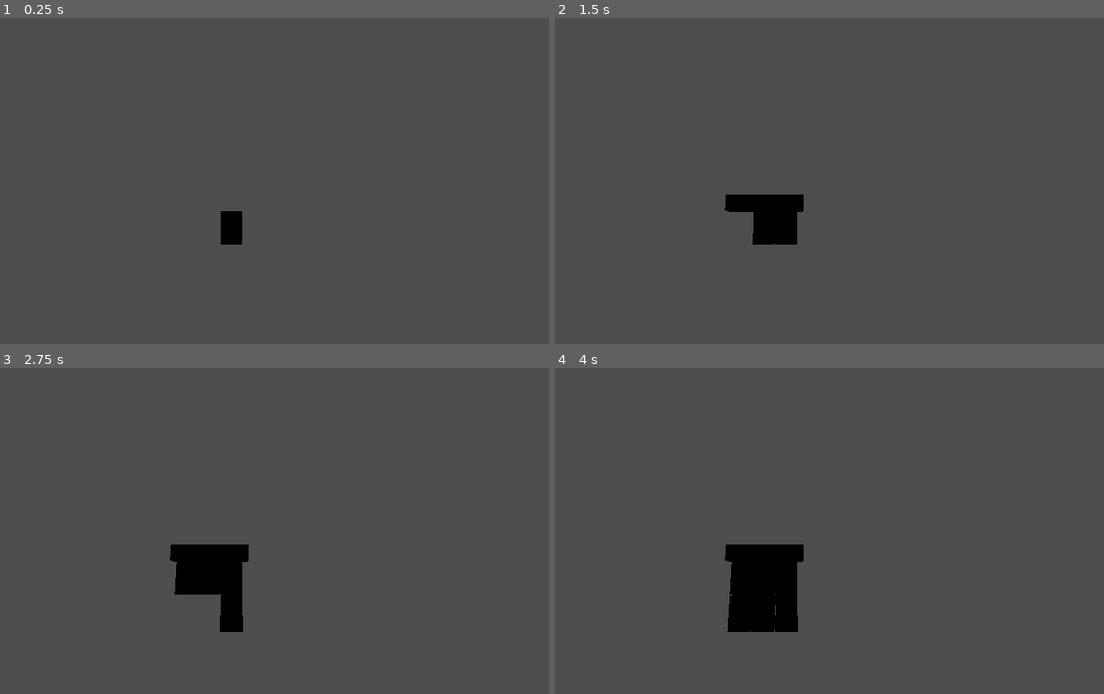
Above: before the commit, frames 1-4 (two rows, left to right).
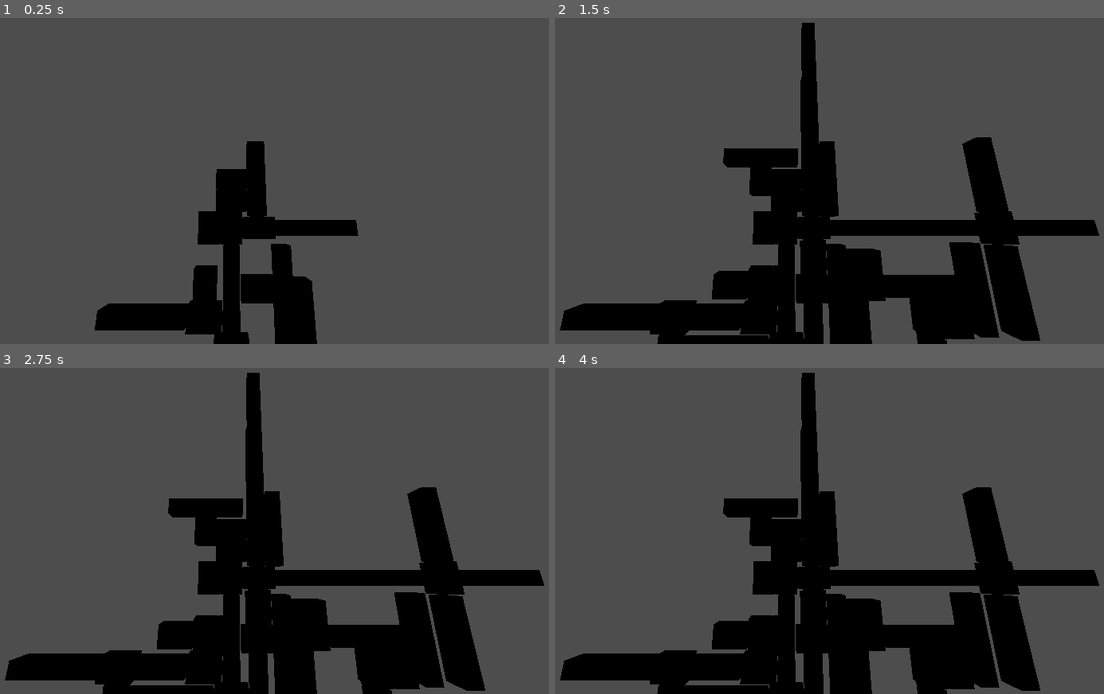
Above: after the commit, the same moments.

Repository: brueningmax/procedualGenFix
Game: Godot game, scene res://scenes/procedual_map.tscn
Two runs of this game, one before a commit and one after it. Both use one fixed random seed, a clock stepped at 60 frames per second and the inputs below.
Inputs:
- Up to frame 1 (0.25 s): no input
- Up to frame 2 (1.5 s): no input
- Up to frame 3 (2.75 s): tap Enter at 2 s
- Up to frame 4 (4 s): tap Space at 3.5 s

The runs differ from the first frame. In frame 1, 9.0% of the frame differs, in the area x 17-66%, y 37-100%; in frame 2, 25%; in frame 3, 25%; in frame 4, 25%, in the area x 0-100%, y 1-100%.

Commit message:
changed the collision detection to use shapeCast3d

Diff:
--- a/scenes/autoload/RNGManager.gd
+++ b/scenes/autoload/RNGManager.gd
@@ -7,7 +7,7 @@
 	# Optionally auto-seed with a time-based seed:
 	var randint = randi()
 	print(randint)
-	seed_random(1318924097)
+	seed_random(randint)
 
 func seed_random(seed: int):
 	rng.seed = seed
--- a/scenes/procedual_map.gd
+++ b/scenes/procedual_map.gd
@@ -18,8 +18,10 @@
 	chunks.add_child(new_chunk)
 	map_chunks.append(new_chunk)
 	#
-	for i in range(100):
+	for i in range(50):
 		await create_new_chunk()
+		#await get_tree().create_timer(0.5).timeout
+		await get_tree().physics_frame
 
 func create_new_chunk() -> void:
 	if map_chunk_templates.is_empty() or map_chunks.is_empty():
@@ -82,30 +84,28 @@
 	new_chunk.global_transform.origin += offset_to_target_position
 
 func check_is_colliding(new_chunk: Node3D) -> bool:
-	var box_shape := BoxShape3D.new()
 	var aabb: AABB = new_chunk.get_global_bounds()
-	var area = Area3D.new()
 	var shape = BoxShape3D.new()
 	shape.size = aabb.size
-	var collision_shape = CollisionShape3D.new()
-	collision_shape.shape = shape
-	area.add_child(collision_shape)
 
-	area.monitoring = true
-	area.monitorable = true
+	var shape_cast = ShapeCast3D.new()
+	shape_cast.enabled = true
+	shape_cast.collide_with_bodies = true
+	shape_cast.max_results = 1
+	shape_cast.shape = shape
+	shape_cast.debug_shape_custom_color = Color.RED
+	shape_cast.rotation = new_chunk.rotation
+	shape_cast.target_position = Vector3(0, 0, 0)
 
-	#area.global_transform = new_chunk.global_transform
-	area.rotation = new_chunk.rotation
-	area.global_position = new_chunk.global_position
-	get_tree().current_scene.add_child(area)
+	new_chunk.add_child(shape_cast)
 
-	await get_tree().physics_frame
-	await get_tree().process_frame
+	#shape_cast.force_update_transform()
+	shape_cast.force_shapecast_update()
 
-	await get_tree().create_timer(0.5).timeout
-	var intersections = await area.get_overlapping_bodies()
-	area.queue_free()
-	return intersections.is_empty() == false
+	var is_colliding = shape_cast.is_colliding()
+
+	#shape_cast.queue_free()
+	return is_colliding
 
 func visualize_aabb(bounds: AABB):
 	var debug_box := MeshInstance3D.new()
@@ -126,13 +126,6 @@
 	await get_tree().create_timer(2.0).timeout
 	if debug_box.is_inside_tree():
 		debug_box.queue_free()
-
-#func check_is_colliding(new_chunk: Node3D) -> bool:
-	#await get_tree().process_frame
-	#await get_tree().physics_frame
-	#await get_tree().create_timer(0.5).timeout
-	#var collisions = new_chunk.get_foreign_collisions()
-	#return collisions.is_empty() == false
 
 func visualize_query(query: PhysicsShapeQueryParameters3D, size: Vector3):
 	var debug_box = MeshInstance3D.new()
